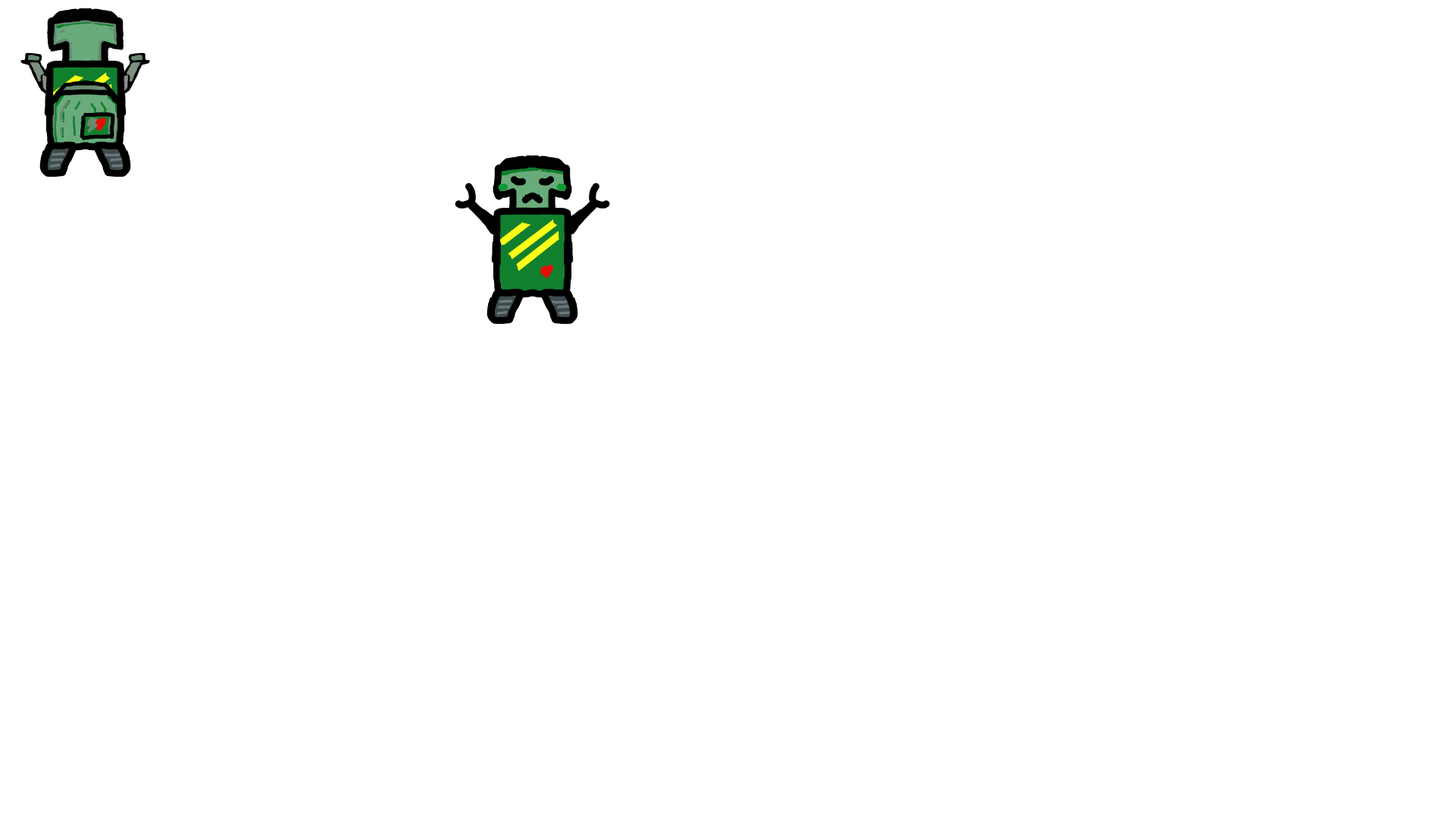
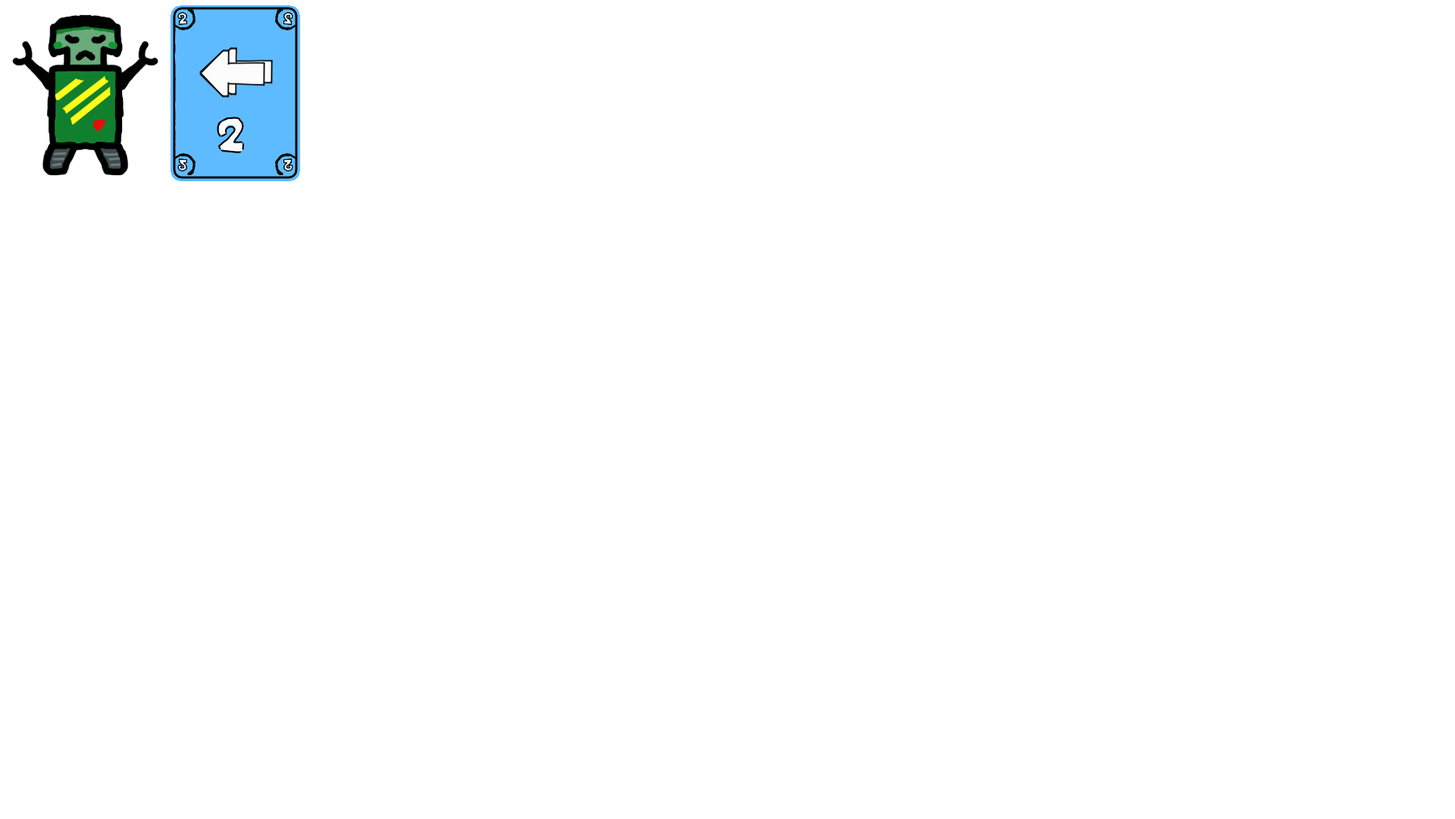
The second 1455 × 819 image is a revision of the first. Changes to its layers:
added group "card-move-left-2" with 4 layers above "card-move-rigth-1" over [97, 5, 301, 182]
added layer "Calque de dessin 8" (2nd of 8, in "card-move-left-2") in group "card-move-left-2" over [145, 5, 292, 182]
added layer "corner" (2nd of 8, in "card-move-left-2") in group "card-move-left-2" over [145, 5, 301, 182]
added layer "line" (2nd of 9, in "card-move-left-2") in group "card-move-left-2" over [98, 5, 301, 182]
added layer "color" (2nd of 9, in "card-move-left-2") in group "card-move-left-2" over [97, 5, 301, 182]
added group "card-move-rigth-1" with 4 layers above "card-move-right-2" over [97, 5, 301, 182]
added layer "Calque de dessin 8" (3rd of 8, in "card-move-rigth-1") in group "card-move-rigth-1" over [145, 5, 292, 182]
added layer "corner" (3rd of 8, in "card-move-rigth-1") in group "card-move-rigth-1" over [145, 5, 301, 182]
added layer "line" (3rd of 9, in "card-move-rigth-1") in group "card-move-rigth-1" over [98, 5, 301, 182]
added layer "color" (3rd of 9, in "card-move-rigth-1") in group "card-move-rigth-1" over [97, 5, 301, 182]
added group "card-move-right-2" with 4 layers above "card-move-down-2" over [97, 5, 301, 182]
added layer "corner" (4th of 8, in "card-move-right-2") in group "card-move-right-2" over [145, 5, 301, 182]
added layer "line" (4th of 9, in "card-move-right-2") in group "card-move-right-2" over [98, 5, 301, 182]
added layer "color" (4th of 9, in "card-move-right-2") in group "card-move-right-2" over [97, 5, 301, 182]
hid group "robot-back" (4 layers) over [12, 5, 195, 182]
painted on "lines-back" over [12, 5, 184, 182]
painted on "back-color" over [12, 5, 184, 182]
painted on "LINES" over [12, 5, 611, 325]
painted on "front-wheel" over [39, 136, 583, 325]
painted on "Calque de dessin 7" (2nd of 2, in "robot") over [12, 5, 611, 325]
…and 2 more changes (1 added, 1 painted)
